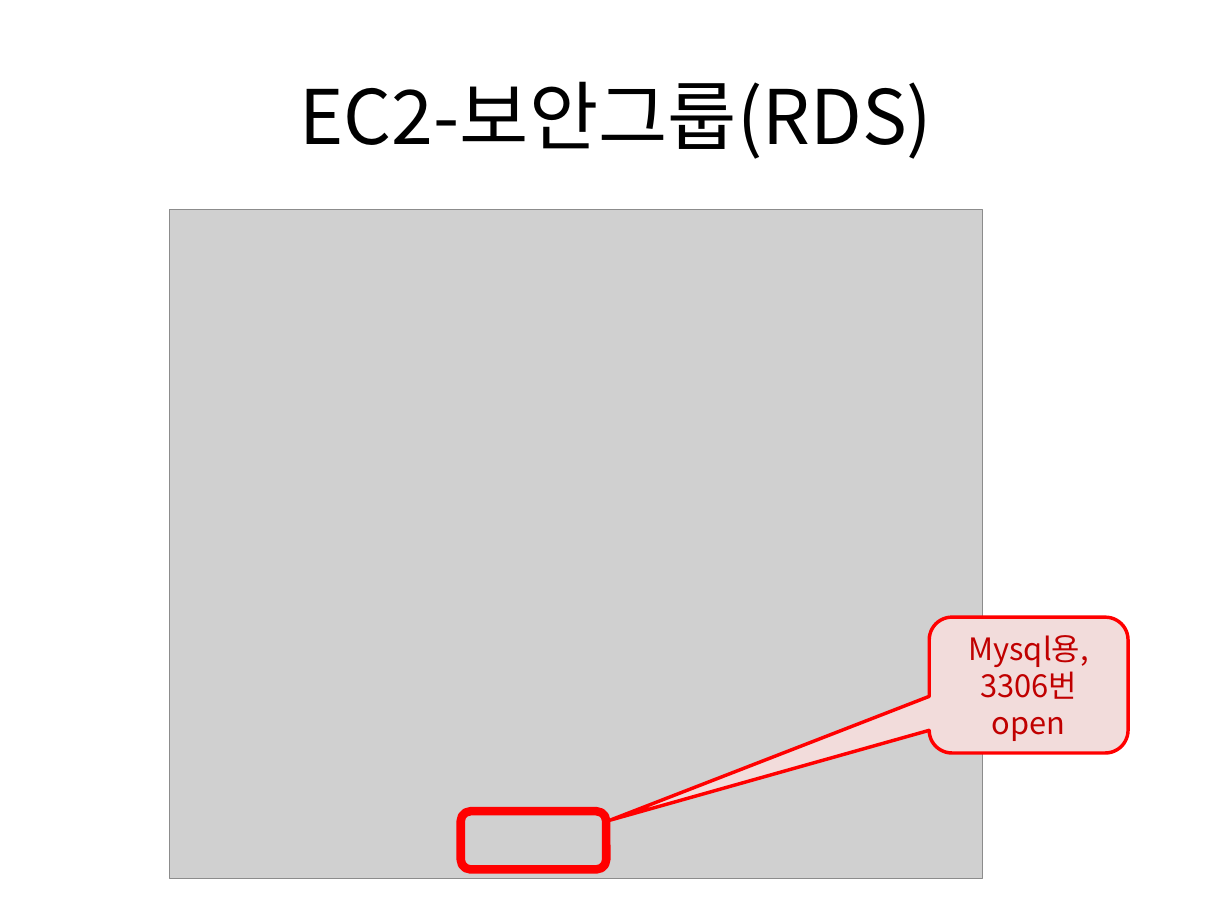
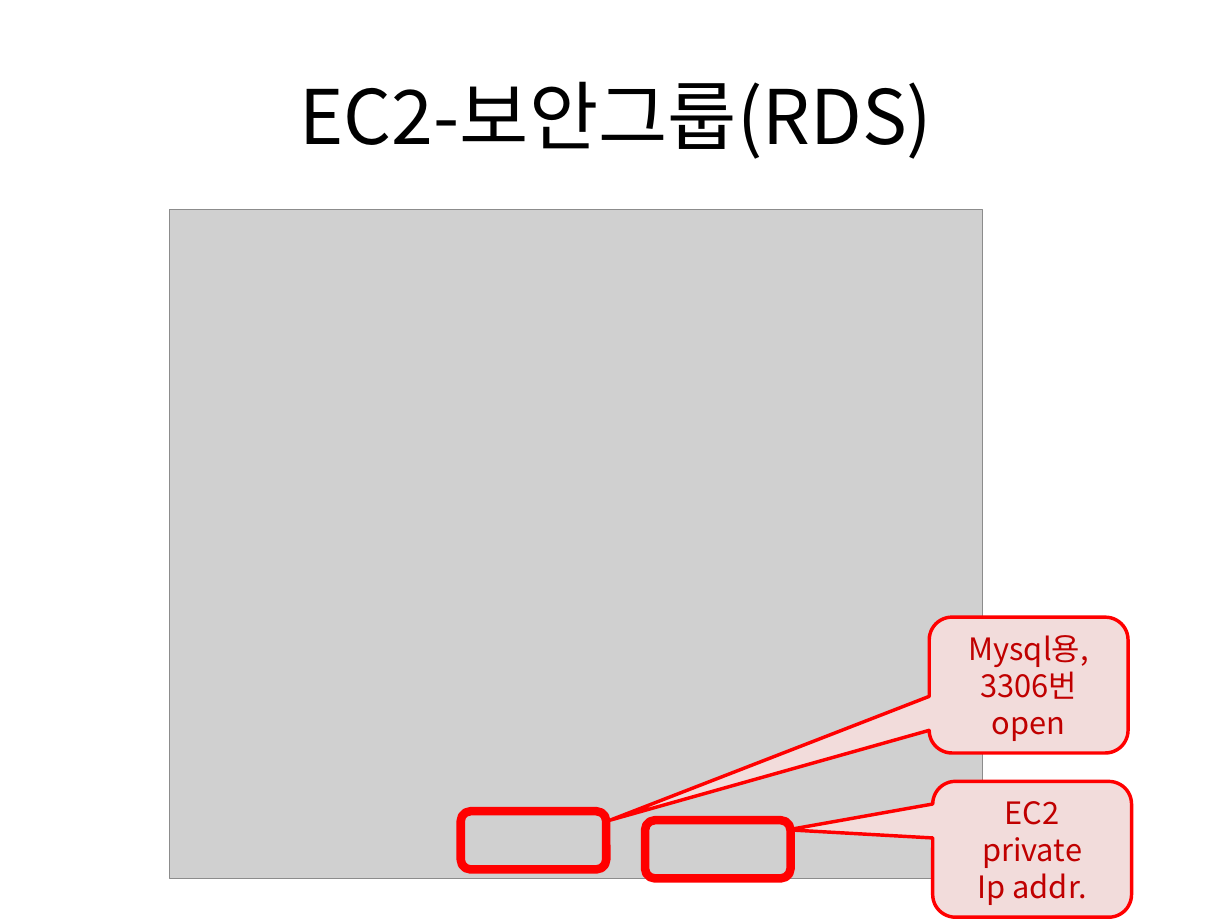
Before and after one commit to tuxxon/android_dev_lecture, a slide deck: slide 41 of 01.안드로이드 모바일 앱 개발-백엔드-안국환.pptx (slide 39 before the commit). Drawn at 1232x924 pixels with LibreOffice and Linux fonts; fonts in the diff are those of the drawing; grey boxes stand for pictures. Boxes give left, top, right and bottom in pixels: in the first picture for what was removed or moved away, otherwise in the second. Text is boxed around its words. In the diff, an @@ line names an element or a change of style, - is before the commit and + after.

```diff
--- a/01.안드로이드 모바일 앱 개발-백엔드-안국환.pptx
+++ b/01.안드로이드 모바일 앱 개발-백엔드-안국환.pptx
@@ rounded speech box added at (933,781,1131,917), fill #F2DCDB, outline #FF0000 2 pt, 18 pt, text #C00000 @@
+EC2 private
+Ip addr.
@@ rounded rectangle added at (646,821,791,878), outline #FF0000 5 pt @@
```
Also in this commit, not shown: 1 other slide changed, 3 slides added.
